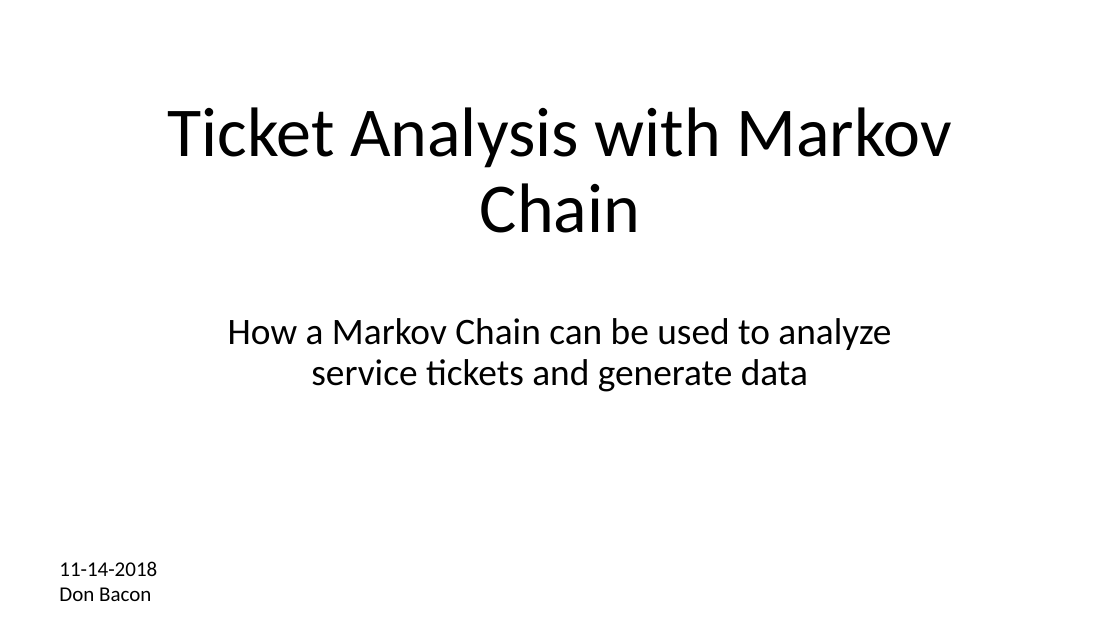
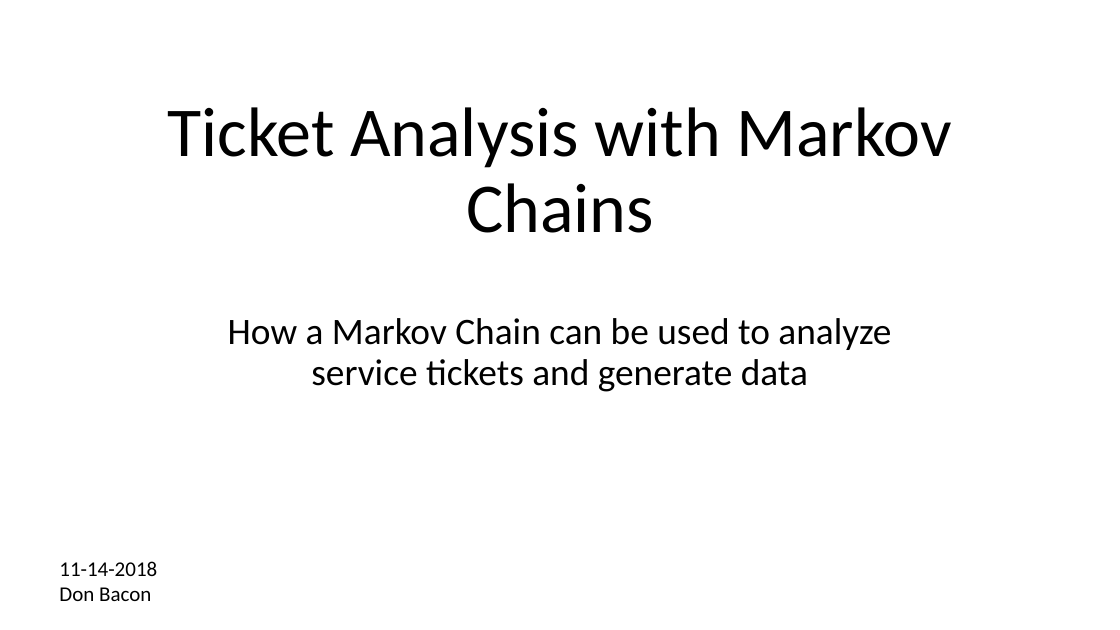
Before and after one commit to dwbzen/commonlib, a slide deck: slide 1 of doc/Markov Chain Lunch and Learn.pptx. Drawn at 1120x630 pixels with LibreOffice and Linux fonts; fonts in the diff are those of the drawing; background and template pictures are left out. Boxes give left, top, right and bottom in pixels: in the first picture for what was removed or moved away, otherwise in the second. Text is boxed around its words. In the diff, an @@ line names an element or a change of style, - is before the commit and + after.

Commit message:
Updated PowerPoint

```diff
--- a/doc/Markov Chain Lunch and Learn.pptx
+++ b/doc/Markov Chain Lunch and Learn.pptx
@@ title at (x1=167, y1=107, x2=952, y2=233): text changed @@
-Ticket Analysis with Markov Chain
+Ticket Analysis with Markov Chains
```
